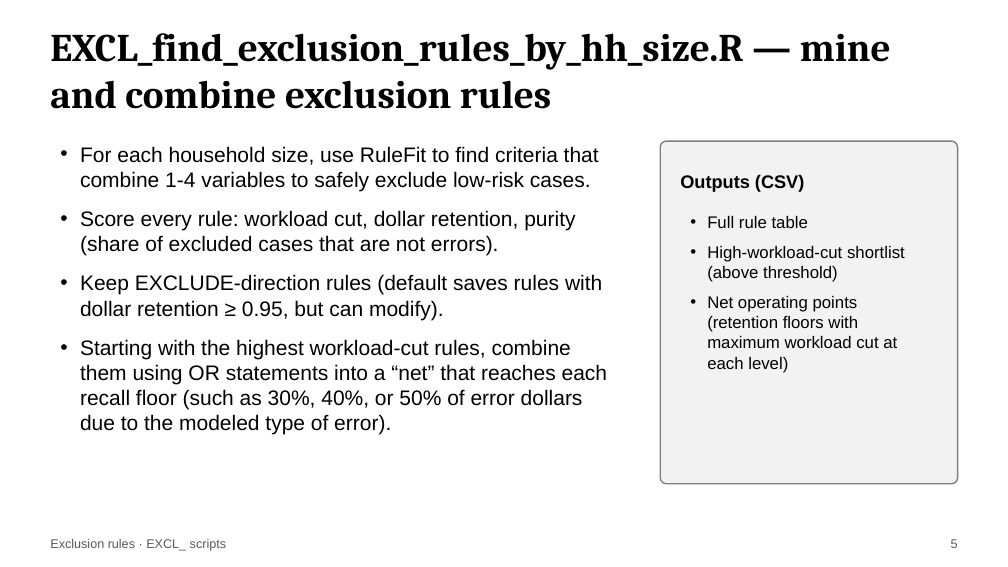
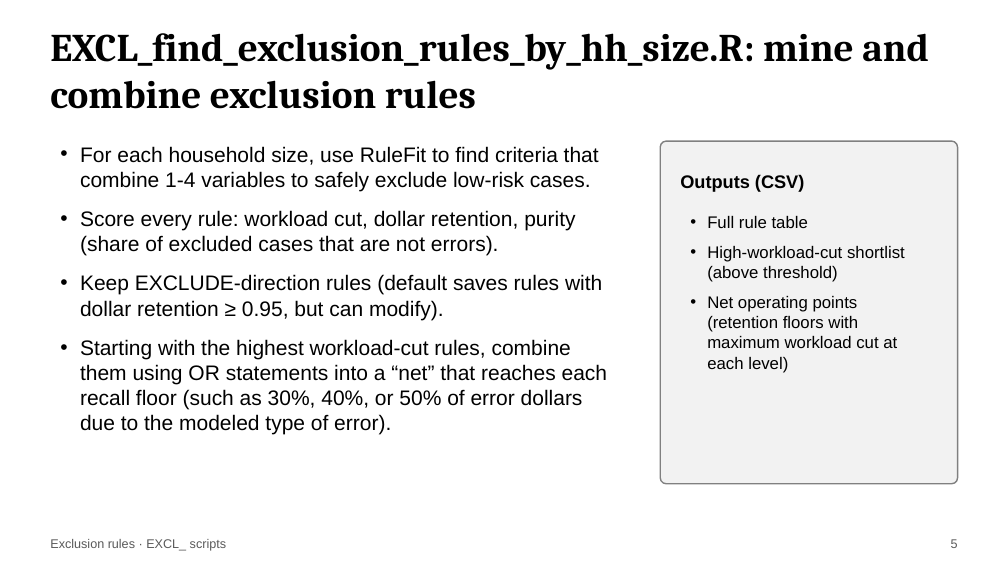
Before and after one commit to giannella/snap_qc, a slide deck: slide 5 of how_to_use_the_snap_qc_exclusion_rules_scripts.pptx. Drawn at 1008x567 pixels with LibreOffice and Linux fonts; fonts in the diff are those of the drawing. Boxes give left, top, right and bottom in pixels: in the first picture for what was removed or moved away, otherwise in the second. Text is boxed around its words. In the diff, an @@ line names an element or a change of style, - is before the commit and + after.

```diff
--- a/how_to_use_the_snap_qc_exclusion_rules_scripts.pptx
+++ b/how_to_use_the_snap_qc_exclusion_rules_scripts.pptx
@@ text at [50, 33, 928, 109]: text changed @@
-EXCL_find_exclusion_rules_by_hh_size.R — mine and combine exclusion rules
+EXCL_find_exclusion_rules_by_hh_size.R: mine and combine exclusion rules
```
Also in this commit, not shown: 6 other slides changed, 5 other files.
